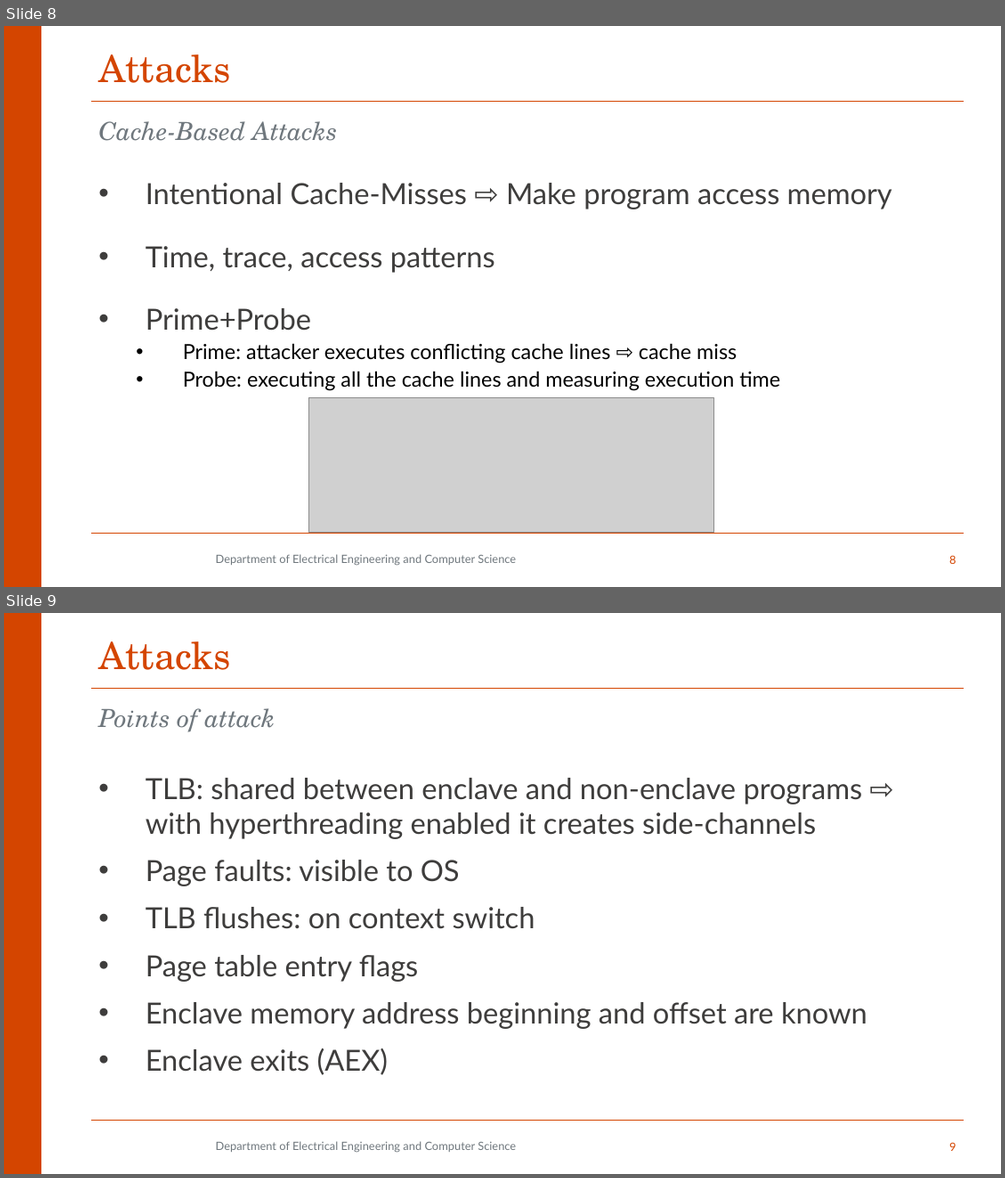
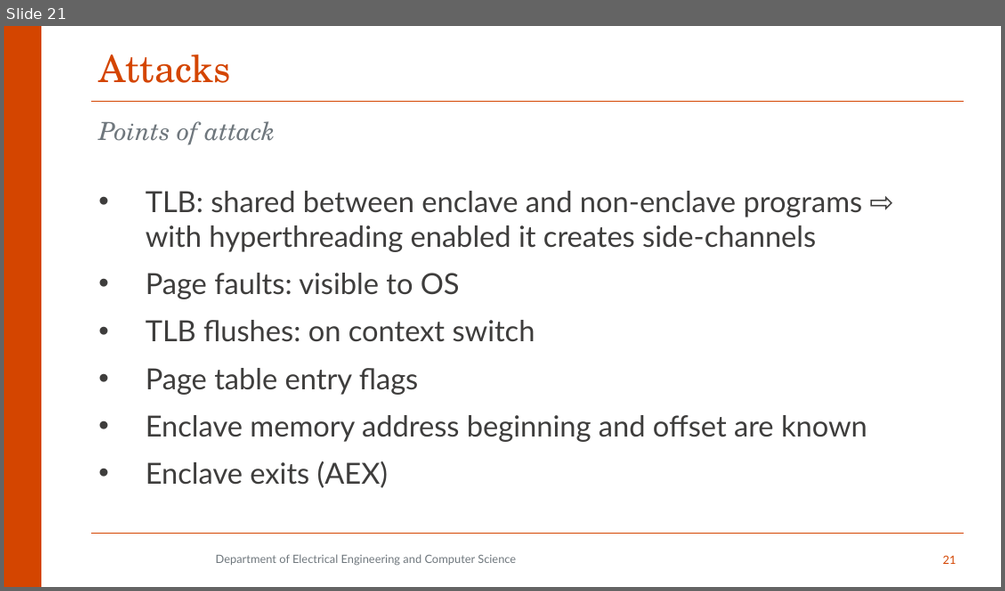
Before and after one commit to aminfallahi/A-Survey-on-SGX-Enclave-Privileged-Side-Channel-Attacks, a slide deck: Presentation/qe2.pptx. Shown one above the other, each under a label of ours: slides 8 and 9 before the commit, slide 21 after it. The pictures are 1005x1178 and 1005x591 pixels, drawn with LibreOffice and Linux fonts; fonts in the diff are those of the drawing; grey boxes stand for pictures; background and template pictures are left out. Boxes give left, top, right and bottom in pixels: in the first picture for what was removed or moved away, otherwise in the second. Text is boxed around its words. In the diff, an @@ line names an element or a change of style, - is before the commit and + after.

```diff
--- a/Presentation/qe2.pptx
+++ b/Presentation/qe2.pptx
@@ slide 8 removed at [4, 26, 1001, 587], background #FFFFFF; not listed: 3 template elements that a slide beside it also shows @@
@@ title removed at [98, 54, 231, 83] @@
-Attacks
@@ text removed at [98, 121, 337, 141] @@
-Cache-Based Attacks
@@ text removed at [146, 183, 892, 391] @@
-• Intentional Cache-Misses ⇨ Make program access memory
-• Time, trace, access patterns
-• Prime+Probe
-  • Prime: attacker executes conflicting cache lines ⇨ cache miss
-  • Probe: executing all the cache lines and measuring execution time
@@ picture removed at [309, 398, 714, 532] @@
@@ text removed at [216, 554, 516, 565] @@
-Department of Electrical Engineering and Computer Science
@@ page number removed at [949, 555, 955, 564] @@
-8
@@ what was slide 9 is now slide 21 @@
@@ page number at [943, 555, 956, 564]: text changed @@
-9
+21
```
Also in this commit, not shown: 9 slides changed, 4 slides added, 6 other slides removed, 1 other file.
